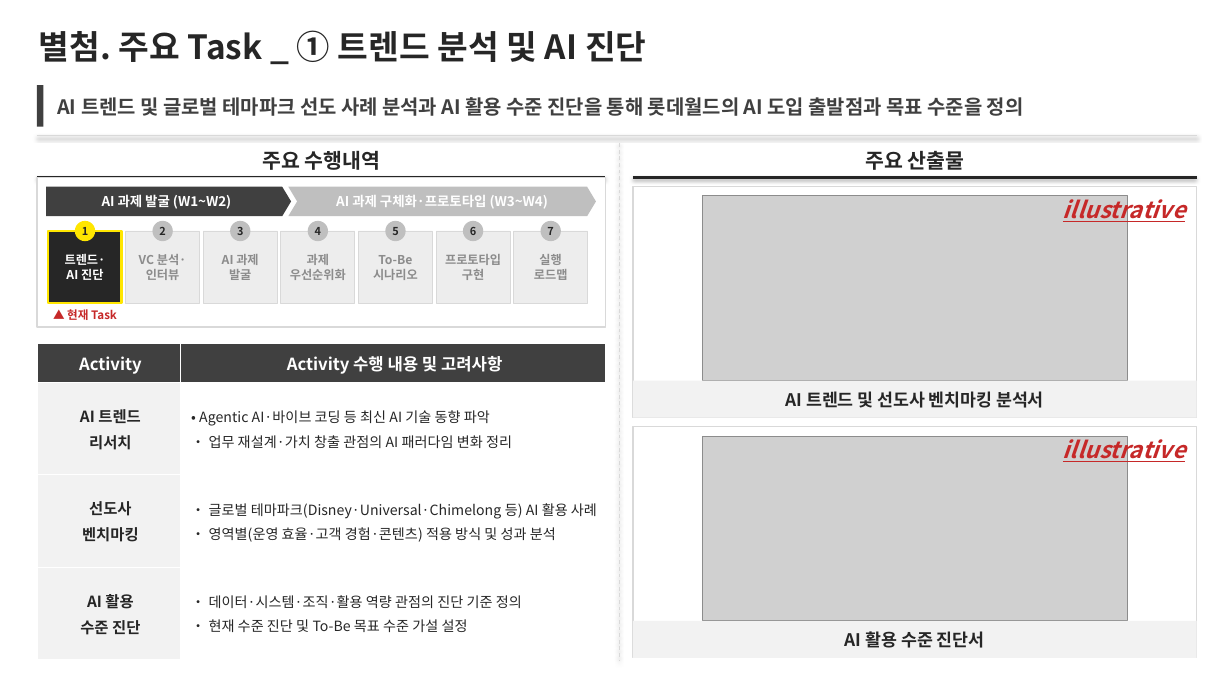
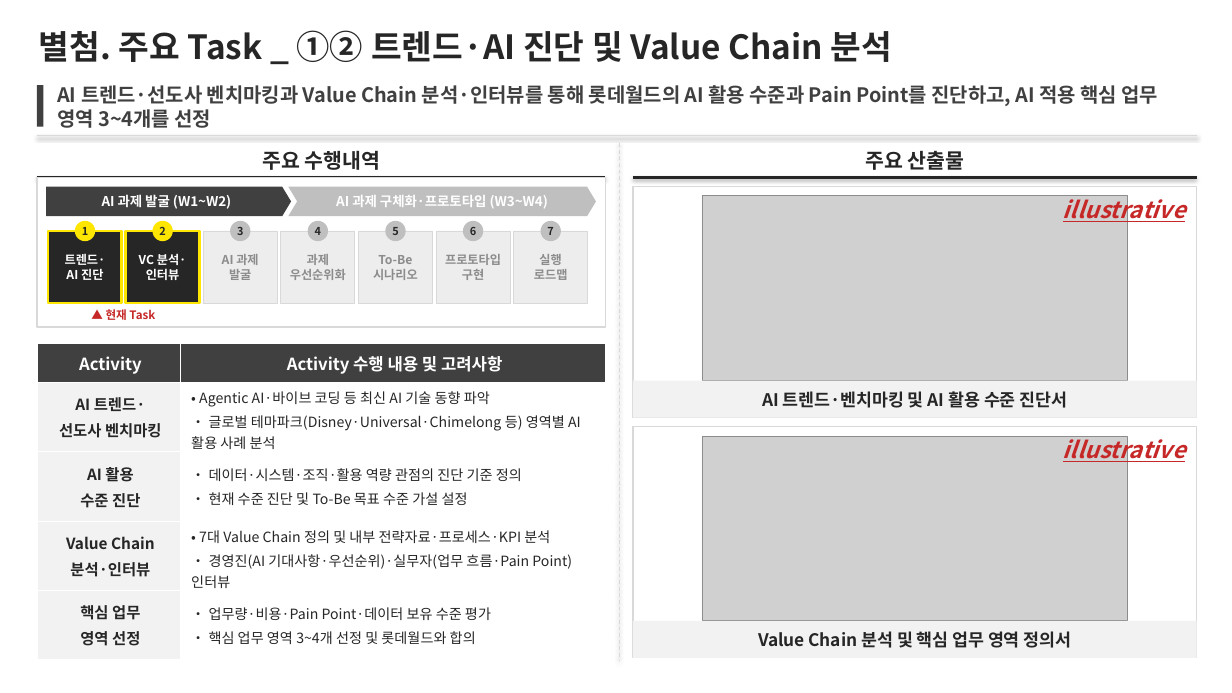
Before and after one commit to qhsghks9/qhsghks, a slide deck: slide 1 of Task_01_02.pptx. Drawn at 1232x693 pixels with LibreOffice and Linux fonts; fonts in the diff are those of the drawing; grey boxes stand for pictures. Boxes give left, top, right and bottom in pixels: in the first picture for what was removed or moved away, otherwise in the second. Text is boxed around its words. In the diff, an @@ line names an element or a change of style, - is before the commit and + after.

```diff
--- a/Task_01_02.pptx
+++ b/Task_01_02.pptx
@@ text at bbox=[39, 30, 892, 62]: text changed @@
-별첨. 주요 Task _ ① 트렌드 분석 및 AI 진단
+별첨. 주요 Task _ ①② 트렌드·AI 진단 및 Value Chain 분석
@@ text at bbox=[57, 85, 1159, 128]: text changed @@
-AI 트렌드 및 글로벌 테마파크 선도 사례 분석과 AI 활용 수준 진단을 통해 롯데월드의 AI 도입 출발점과 목표 수준을 정의
+AI 트렌드·선도사 벤치마킹과 Value Chain 분석·인터뷰를 통해 롯데월드의 AI 활용 수준과 Pain Point를 진단하고, AI 적용 핵심 업무 영역 3~4개를 선정
@@ rectangle "VC 분석·" at bbox=[126, 231, 200, 303]: text colour #8C8C8C to #FFFFFF; fill #EDEDED to #262626; outline #D9D9D9 0.75 pt to #FFE600 2.25 pt @@
@@ ellipse "2" at bbox=[152, 221, 173, 241]: fill #BFBFBF to #FFE600 @@
@@ text "▲ 현재 Task": place and size @@
-text "▲ 현재 Task" at bbox=[67, 309, 117, 320]
+text "▲ 현재 Task" at bbox=[106, 309, 155, 320]
@@ table at bbox=[37, 344, 605, 660] @@
-row 2: AI 트렌드 / 리서치 | • Agentic AI·바이브 코딩 등 최신 AI 기술 동향 파악 / • 업무 재설계·가치 창출 관점의 AI 패러다임 변화 정리
-row 3: 선도사 / 벤치마킹 | • 글로벌 테마파크(Disney·Universal·Chimelong 등) AI 활용 사례 / • 영역별(운영 효율·고객 경험·콘텐츠) 적용 방식 및 성과 분석
+row 2: AI 트렌드· / 선도사 벤치마킹 | • Agentic AI·바이브 코딩 등 최신 AI 기술 동향 파악 / • 글로벌 테마파크(Disney·Universal·Chimelong 등) 영역별 AI 활용 사례 분석
+row 4: Value Chain / 분석·인터뷰 | • 7대 Value Chain 정의 및 내부 전략자료·프로세스·KPI 분석 / • 경영진(AI 기대사항·우선순위)·실무자(업무 흐름·Pain Point) 인터뷰
+row 5: 핵심 업무 / 영역 선정 | • 업무량·비용·Pain Point·데이터 보유 수준 평가 / • 핵심 업무 영역 3~4개 선정 및 롯데월드와 합의
@@ text in rectangle at bbox=[762, 391, 1068, 408]: text changed @@
-AI 트렌드 및 선도사 벤치마킹 분석서
+AI 트렌드·벤치마킹 및 AI 활용 수준 진단서
@@ text in rectangle at bbox=[758, 631, 1072, 648]: text changed @@
-AI 활용 수준 진단서
+Value Chain 분석 및 핵심 업무 영역 정의서
```
Also in this commit, not shown: 1 slide removed.
